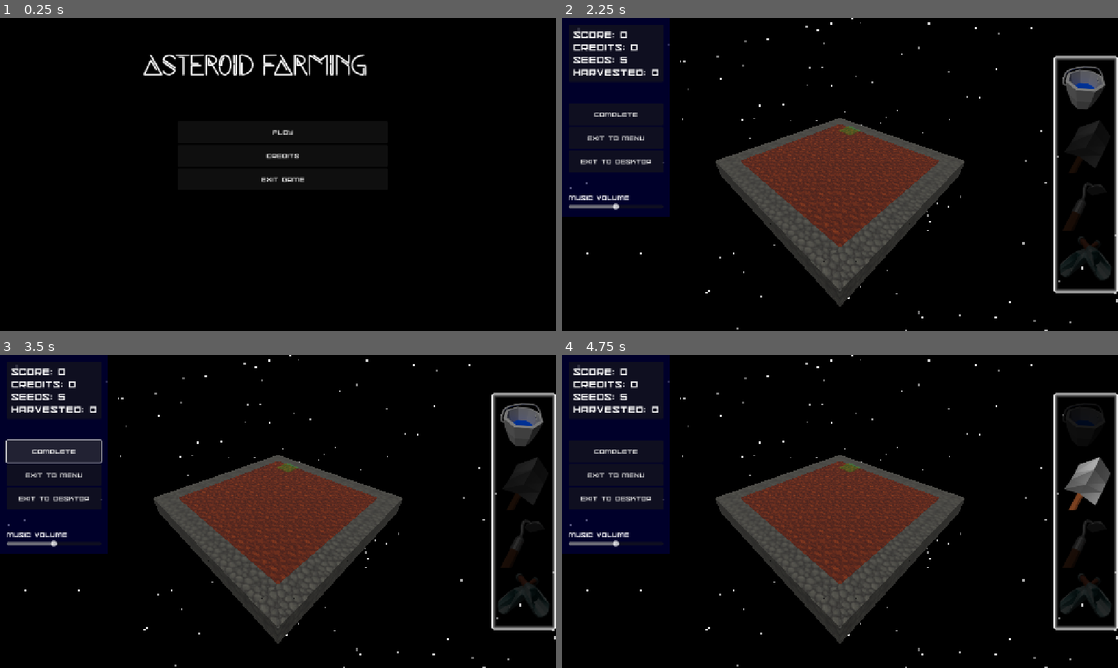
Above: before the commit, frames 1-4 (two rows, left to right).
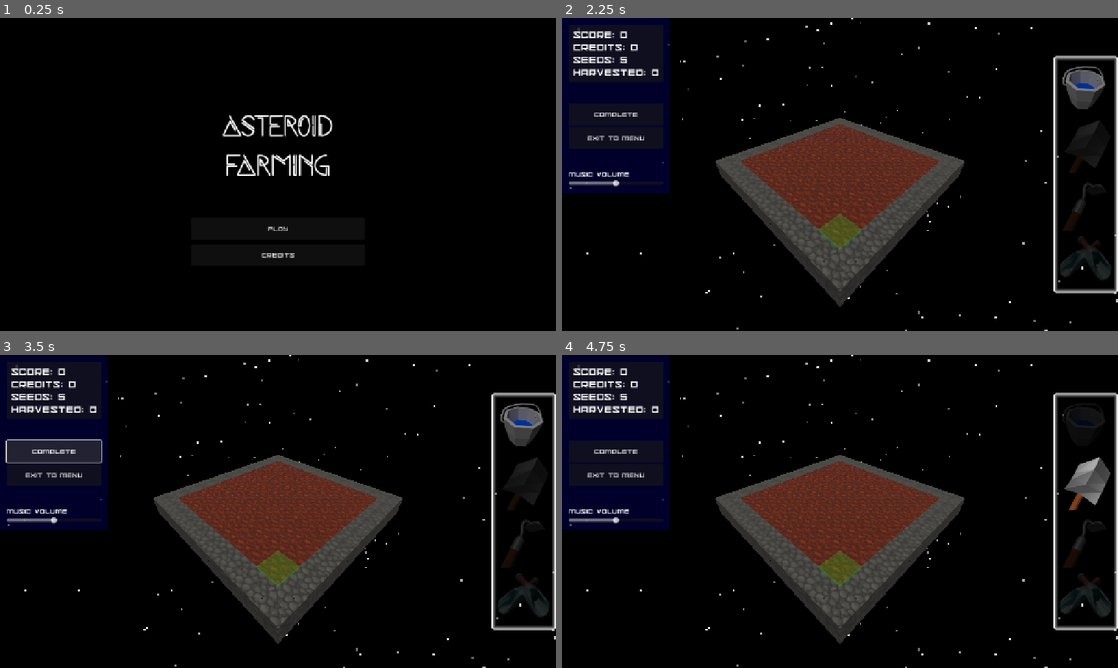
Above: after the commit, the same moments.

Repository: 100-Devs-1-Game/AsteroidFarming
Game: Godot game, scene res://scenes/rootscene.tscn
Two runs of this game, one before a commit and one after it. Both use one fixed random seed, a clock stepped at 60 frames per second and the inputs below.
Inputs (mouse positions are in pixels of both pictures, inside the frame that each line leads up to):
- Up to frame 1 (0.25 s): no input
- Up to frame 2 (2.25 s): click "Credits" at 0.5 s; click "RETURN" at 1.25 s; click "Play" at 2 s
- Up to frame 3 (3.5 s): click "Complete" at 2.75 s
- Up to frame 4 (4.75 s): click (1084, 423) at 3.5 s; click (1084, 483) at 4.25 s

The runs differ from the first frame. In frame 1, 2.6% of the frame differs, in the area x 25-66%, y 11-77%; in frame 2, 2.4%; in frame 3, 2.4%; in frame 4, 2.4%.

Commit message:
Update main menu

Diff:
--- a/src/scenes/game_menu.tscn
+++ b/src/scenes/game_menu.tscn
@@ -111,12 +111,6 @@
 theme_override_fonts/font = ExtResource("2_p4b25")
 text = "Exit to Menu"
 
-[node name="Exit to Desktop" type="Button" parent="Sidebar/MarginContainer/VBoxContainer/VBoxContainer2"]
-custom_minimum_size = Vector2(0, 50)
-layout_mode = 2
-theme_override_fonts/font = ExtResource("2_p4b25")
-text = "Exit to Desktop"
-
 [node name="VBoxContainer" type="VBoxContainer" parent="Sidebar/MarginContainer/VBoxContainer"]
 layout_mode = 2
 
@@ -172,7 +166,6 @@
 
 [connection signal="button_down" from="Sidebar/MarginContainer/VBoxContainer/VBoxContainer2/End Game" to="." method="_on_end_game_button_down"]
 [connection signal="button_down" from="Sidebar/MarginContainer/VBoxContainer/VBoxContainer2/Exit to Menu" to="." method="_on_exit_to_menu_button_down"]
-[connection signal="button_down" from="Sidebar/MarginContainer/VBoxContainer/VBoxContainer2/Exit to Desktop" to="." method="_on_exit_to_desktop_button_down"]
 [connection signal="value_changed" from="Sidebar/MarginContainer/VBoxContainer/VBoxContainer/HSlider" to="." method="_on_h_slider_value_changed"]
 [connection signal="button_down" from="Hotbar/MarginContainer/VBoxContainer/tool_bucket" to="." method="_on_tool_bucket_button_down"]
 [connection signal="button_down" from="Hotbar/MarginContainer/VBoxContainer/tool_shovel" to="." method="_on_tool_shovel_button_down"]
--- a/src/scenes/main_menu.tscn
+++ b/src/scenes/main_menu.tscn
@@ -14,43 +14,40 @@
 theme = ExtResource("1_6gt8m")
 script = ExtResource("2_4jjr4")
 
-[node name="VBoxContainer" type="VBoxContainer" parent="."]
-layout_mode = 0
-anchor_left = 0.319444
-anchor_top = 0.330247
-anchor_right = 0.697917
-anchor_bottom = 0.975309
+[node name="CenterContainer" type="CenterContainer" parent="."]
+layout_mode = 1
+anchors_preset = 15
+anchor_right = 1.0
+anchor_bottom = 1.0
+grow_horizontal = 2
+grow_vertical = 2
+
+[node name="VBoxContainer" type="VBoxContainer" parent="CenterContainer"]
+unique_name_in_owner = true
+layout_mode = 2
+theme_override_constants/separation = 10
 metadata/_edit_use_anchors_ = true
 
-[node name="Play" type="Button" parent="VBoxContainer"]
+[node name="RichTextLabel" type="RichTextLabel" parent="CenterContainer/VBoxContainer"]
+custom_minimum_size = Vector2(400, 300)
+layout_mode = 2
+size_flags_vertical = 3
+theme = ExtResource("3_lmrkb")
+text = "Asteroid Farming"
+horizontal_alignment = 1
+vertical_alignment = 1
+
+[node name="Play" type="Button" parent="CenterContainer/VBoxContainer"]
 custom_minimum_size = Vector2(0, 50)
 layout_mode = 2
 text = "Play"
 metadata/_edit_use_anchors_ = true
 
-[node name="Credits" type="Button" parent="VBoxContainer"]
+[node name="Credits" type="Button" parent="CenterContainer/VBoxContainer"]
 custom_minimum_size = Vector2(0, 50)
 layout_mode = 2
 text = "Credits"
 metadata/_edit_use_anchors_ = true
-
-[node name="Exit All" type="Button" parent="VBoxContainer"]
-custom_minimum_size = Vector2(0, 50)
-layout_mode = 2
-text = "Exit Game
-"
-metadata/_edit_use_anchors_ = true
-
-[node name="RichTextLabel" type="RichTextLabel" parent="."]
-layout_mode = 0
-offset_left = 187.0
-offset_top = 34.0
-offset_right = 990.0
-offset_bottom = 195.0
-theme = ExtResource("3_lmrkb")
-text = "Asteroid Farming"
-horizontal_alignment = 1
-vertical_alignment = 1
 
 [node name="credits" type="Control" parent="."]
 visible = false
@@ -61,61 +58,54 @@
 grow_horizontal = 2
 grow_vertical = 2
 
-[node name="Label" type="Label" parent="credits"]
+[node name="CenterContainer" type="CenterContainer" parent="credits"]
 layout_mode = 1
-anchors_preset = 5
-anchor_left = 0.5
-anchor_right = 0.5
-offset_left = -144.0
-offset_top = 180.0
-offset_right = 144.0
-offset_bottom = 229.0
+anchors_preset = 15
+anchor_right = 1.0
+anchor_bottom = 1.0
 grow_horizontal = 2
+grow_vertical = 2
+
+[node name="VBoxContainer" type="VBoxContainer" parent="credits/CenterContainer"]
+layout_mode = 2
+theme_override_constants/separation = 50
+
+[node name="Label" type="Label" parent="credits/CenterContainer/VBoxContainer"]
+layout_mode = 2
 theme_override_font_sizes/font_size = 48
 text = "The Team"
 horizontal_alignment = 1
 
-[node name="RichTextLabel2" type="RichTextLabel" parent="credits"]
-layout_mode = 1
-anchors_preset = 15
-anchor_right = 1.0
-anchor_bottom = 1.0
-offset_top = 223.0
-offset_bottom = -162.0
-grow_horizontal = 2
-grow_vertical = 2
+[node name="RichTextLabel2" type="RichTextLabel" parent="credits/CenterContainer/VBoxContainer"]
+custom_minimum_size = Vector2(500, 0)
+layout_mode = 2
 theme_override_font_sizes/normal_font_size = 24
 bbcode_enabled = true
-text = "
-[ Lead ]
+text = "Lead Game Designer
+
 Mouse Potato Does Stuff
 
-[ Programming ]
+3D Artist
+
+CRYPTCRATE
+Dobert
+
+Composer
+
+Sadie Stone
+
+Programmers
+
 Codimon
 GalesyFailsy
-
- [ 3D MODELS ]
-Dobert"
+Mouse Potato Does Stuff"
 fit_content = true
 horizontal_alignment = 1
 
-[node name="return_credits" type="Button" parent="credits"]
-layout_mode = 1
-anchors_preset = 7
-anchor_left = 0.5
-anchor_top = 1.0
-anchor_right = 0.5
-anchor_bottom = 1.0
-offset_left = -149.0
-offset_top = -82.0
-offset_right = 149.0
-offset_bottom = -40.0
-grow_horizontal = 2
-grow_vertical = 0
+[node name="return_credits" type="Button" parent="credits/CenterContainer/VBoxContainer"]
+layout_mode = 2
 text = "RETURN"
 
-[connection signal="button_down" from="VBoxContainer/Play" to="." method="_on_play_button_down"]
-[connection signal="button_down" from="VBoxContainer/Credits" to="." method="_on_credits_button_down"]
-[connection signal="button_down" from="VBoxContainer/Exit All" to="." method="_on_exit_all_button_down"]
-[connection signal="pressed" from="VBoxContainer/Exit All" to="." method="exit_game"]
-[connection signal="button_down" from="credits/return_credits" to="." method="_on_return_credits_button_down"]
+[connection signal="button_down" from="CenterContainer/VBoxContainer/Play" to="." method="_on_play_button_down"]
+[connection signal="button_down" from="CenterContainer/VBoxContainer/Credits" to="." method="_on_credits_button_down"]
+[connection signal="button_down" from="credits/CenterContainer/VBoxContainer/return_credits" to="." method="_on_return_credits_button_down"]
--- a/src/scripts/main_menu.gd
+++ b/src/scripts/main_menu.gd
@@ -14,7 +14,7 @@
 	#pass # Replace with function body.
 
 func _on_credits_button_down() -> void:
-	$VBoxContainer.hide()
+	%VBoxContainer.hide()
 	$credits.show()
 
 #func _on_exit_button_down() -> void:
@@ -25,5 +25,5 @@
 
 
 func _on_return_credits_button_down() -> void:
-	$VBoxContainer.show()
+	%VBoxContainer.show()
 	$credits.hide()
Not shown, added: src/fonts/license.txt
Not shown, changed: src/roll.credits.txt
